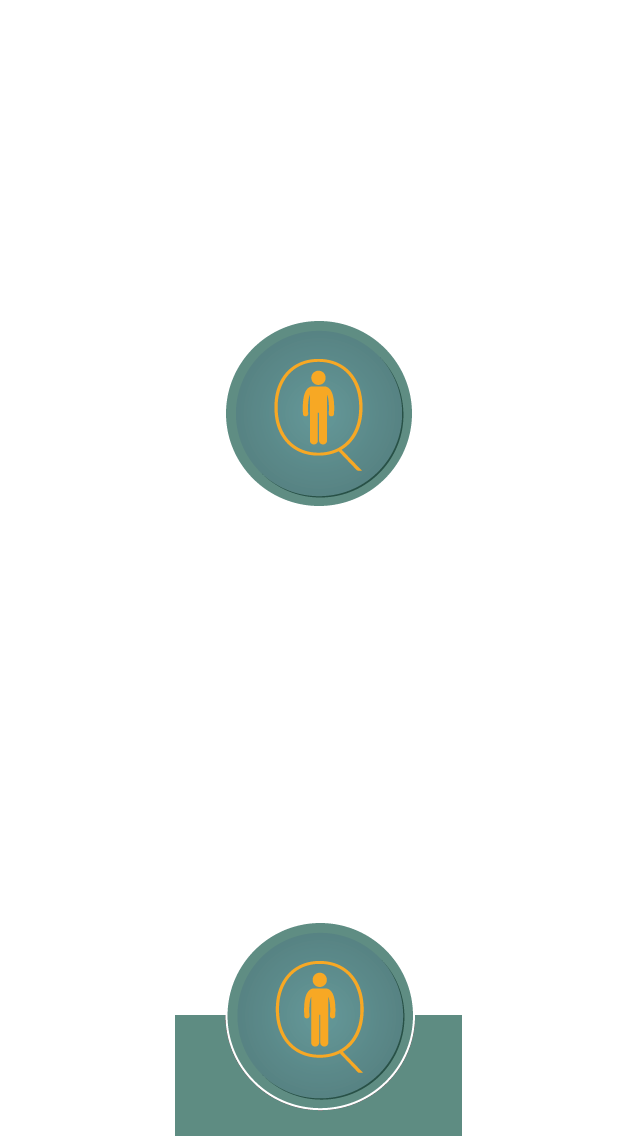
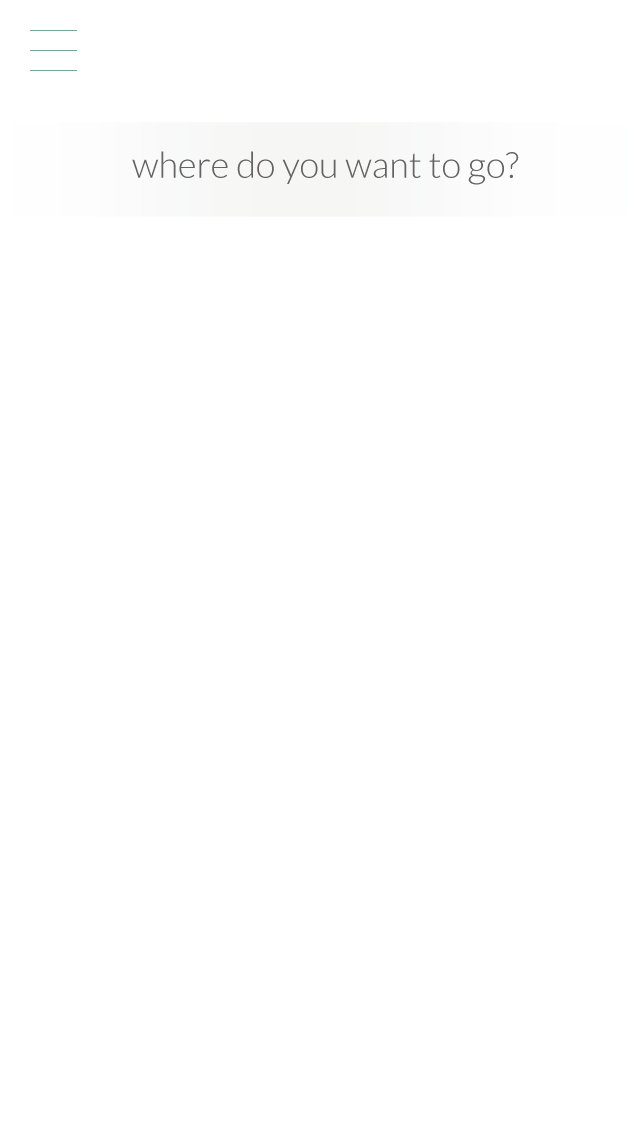
The second 640×1136 image is a revision of the first. Changes to its layers:
showed "menu button" over left=30, top=30, right=77, bottom=71
showed "where" over left=99, top=122, right=519, bottom=217
hid "MAIN BUTTON" over left=226, top=321, right=412, bottom=506
hid "New Layer" over left=175, top=923, right=462, bottom=1136
